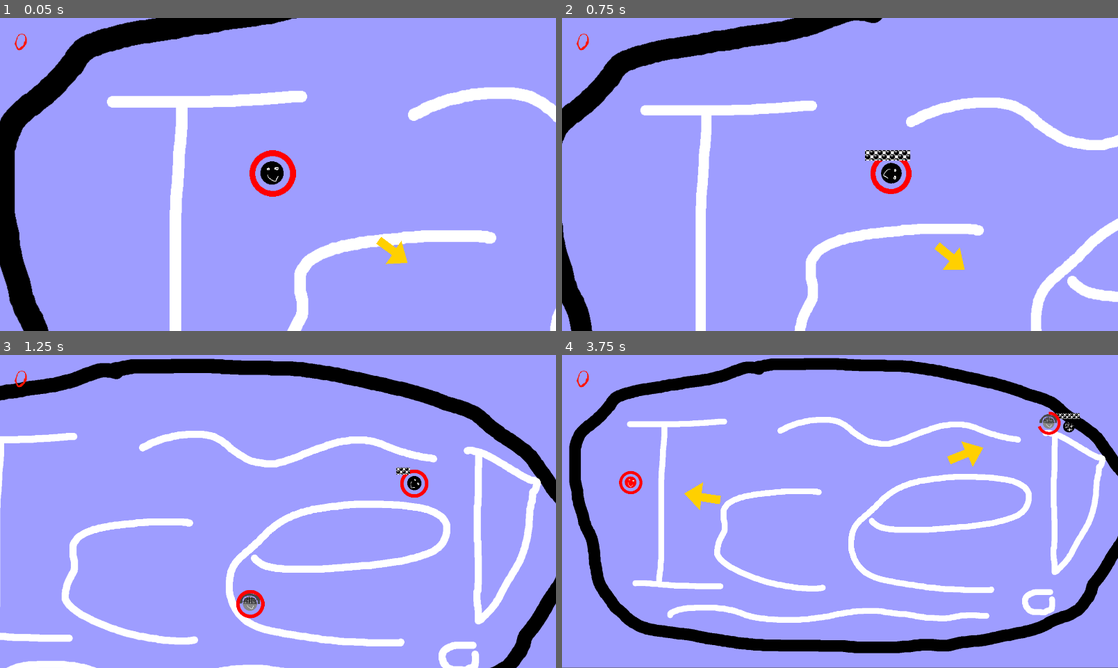
Above: before the commit, frames 1-4 (two rows, left to right).
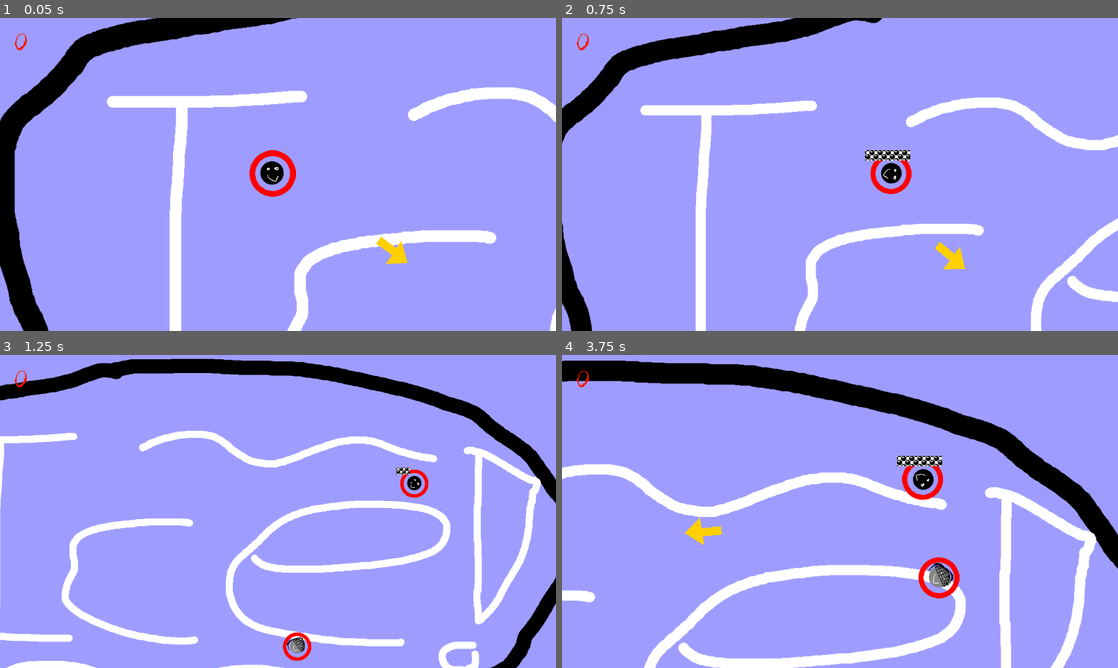
Above: after the commit, the same moments.

Repository: Junber/LD-47
Game: Godot game, scene res://Scenes/Root.tscn
Same seed, same stepped clock (60 frames per second), same inputs: the game is played once before the commit and once after it.
Inputs:
- Up to frame 1 (0.05 s): no input
- Up to frame 2 (0.75 s): hold D (move_right) from 0.53 s (still down); tap Space (boost) at 0.6 s
- Up to frame 3 (1.25 s): keep holding D (move_right)
- Up to frame 4 (3.75 s): release D (move_right) at 1.28 s; hold S (move_down) 1.28-2.03 s; tap Space (boost) every 0.75 s from 1.35 to 3.6 s; hold D (move_right) 2.03-2.78 s; hold W (move_up) 2.78-3.53 s; hold A (move_left) from 3.53 s (still down)

Frame 1 is identical in both runs. In frame 2, less than 0.1% of the frame differs, in the area x 67-73%, y 71-81%; in frame 3, 0.6%; in frame 4, 32%, in the area x 0-100%, y 0-100%.

Commit message:
Make knight shield turn to player

Diff:
--- a/Scenes/Knight.tscn
+++ b/Scenes/Knight.tscn
@@ -1,16 +1,16 @@
-[gd_scene load_steps=5 format=2]
+[gd_scene load_steps=6 format=2]
 
 [ext_resource path="res://Scripts/Knight.gd" type="Script" id=1]
 [ext_resource path="res://Resources/Graphics/KnightDead.png" type="Texture" id=2]
 [ext_resource path="res://Resources/Graphics/Knight.png" type="Texture" id=3]
 [ext_resource path="res://Scenes/Enemy.tscn" type="PackedScene" id=4]
+[ext_resource path="res://Resources/Graphics/Shield.png" type="Texture" id=5]
 
 [node name="Knight" instance=ExtResource( 4 )]
 script = ExtResource( 1 )
 
-[node name="Polygon2D" type="Polygon2D" parent="." index="0"]
-color = Color( 0.286275, 0.286275, 0.286275, 1 )
-polygon = PoolVector2Array( 21.0351, -0.43898, 27.5831, -0.43898, 26.9879, -13.7335, 23.2178, -23.4563, -4.95862, -31.5917, -18.0547, -26.6311, -31.3492, -11.3524, -32.9366, -2.82008, -32.9366, -0.637405, -23.4121, -1.23268, -21.031, -13.9319, -16.8641, -19.6862, -10.5145, -22.4642, -3.17279, -23.0594, 4.96265, -22.6626, 9.72485, -21.472, 14.4871, -18.0988, 20.4398, -8.77283 )
+[node name="ShieldSprite" type="Sprite" parent="." index="0"]
+texture = ExtResource( 5 )
 
 [node name="DeadSprite" parent="." index="1"]
 texture = ExtResource( 2 )
--- a/Scripts/Knight.gd
+++ b/Scripts/Knight.gd
@@ -1,7 +1,16 @@
 extends "res://Scripts/Enemy.gd"
 
+var shieldRotation = 0
+
 func protected(collider):
-	return abs((global_position - collider.global_position).angle_to(Vector2(0,1))) <= PI / 2
+	return abs((collider.global_position - global_position).angle_to(Vector2(0,-1).rotated(shieldRotation))) <= PI / 2
 
-func _process(_delta):
-	rotationSpeed = 0
+func getDirection():
+	return .getDirection() / 2
+
+func _process(delta):
+	var angle = ($"../Player".global_position - global_position).angle_to(Vector2(0,-1).rotated(shieldRotation))
+
+	if abs(angle) > 0.1:
+		shieldRotation += -sign(angle) * delta
+	$ShieldSprite.rotation = shieldRotation - rotation
Binary file changed: Resources/Graphics/Knight.png
Binary file added: Resources/Graphics/Shield.png
Not shown, added: Resources/Graphics/Shield.png.import
